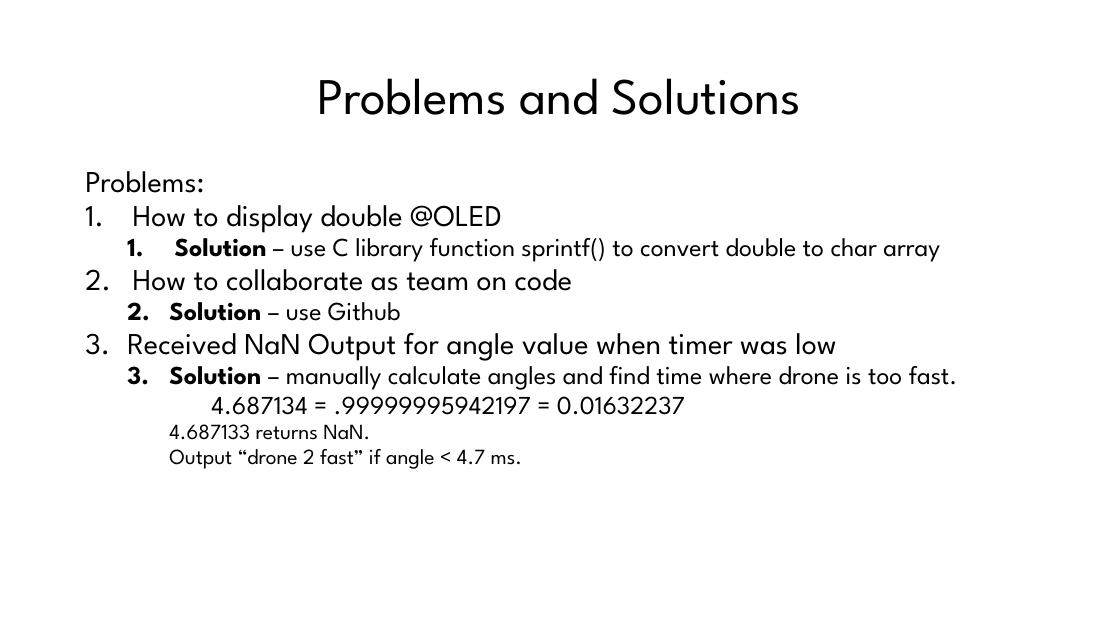
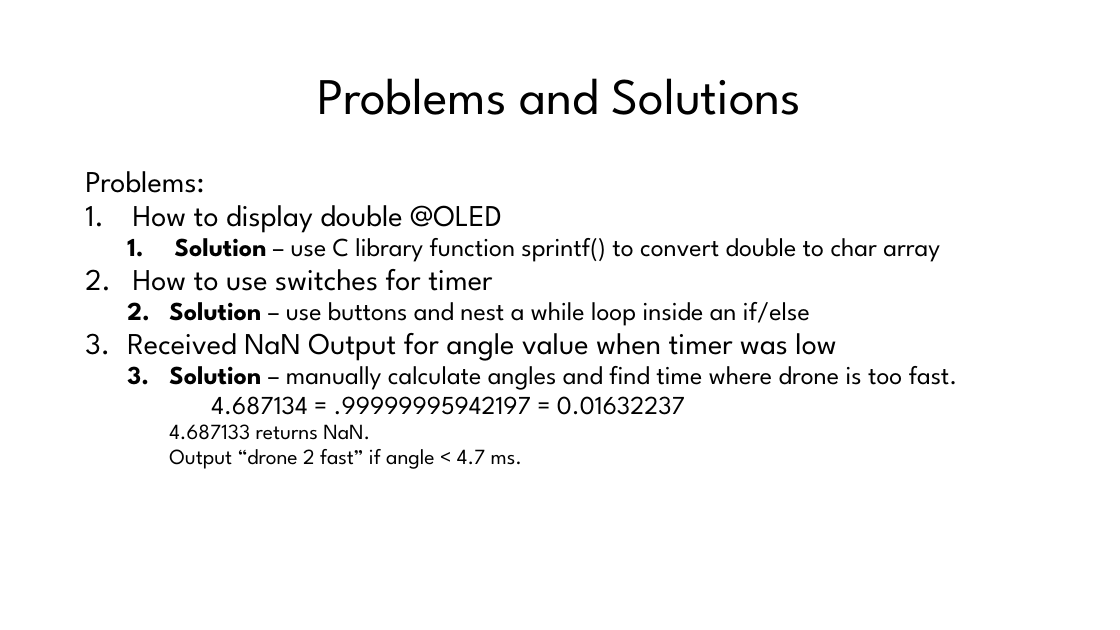
Before and after one commit to phxgithub/missile-guidance, a slide deck: slide 13 of src/main/resources/Missile Guidance.pptx. Drawn at 1120x630 pixels with LibreOffice and Linux fonts; fonts in the diff are those of the drawing; background and template pictures are left out. Boxes give left, top, right and bottom in pixels: in the first picture for what was removed or moved away, otherwise in the second. Text is boxed around its words. In the diff, an @@ line names an element or a change of style, - is before the commit and + after.

Commit message:
update Missile Guidance.pptx: change problem #2 from collaboration/github to switches vs. buttons detection

```diff
--- a/src/main/resources/Missile Guidance.pptx
+++ b/src/main/resources/Missile Guidance.pptx
@@ text at (133,260,810,326): text changed; size 25.9 to 22.2 pt @@
-2. How to collaborate as team on code
-  2. Solution – use Github
+2. How to use switches for timer
+  2. Solution – use buttons and nest a while loop inside an if/else
```
